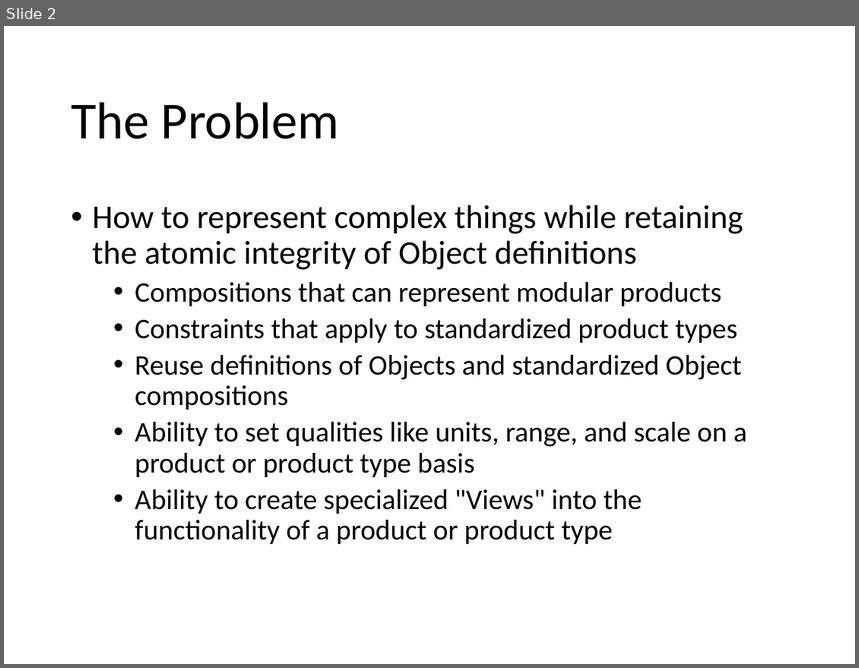
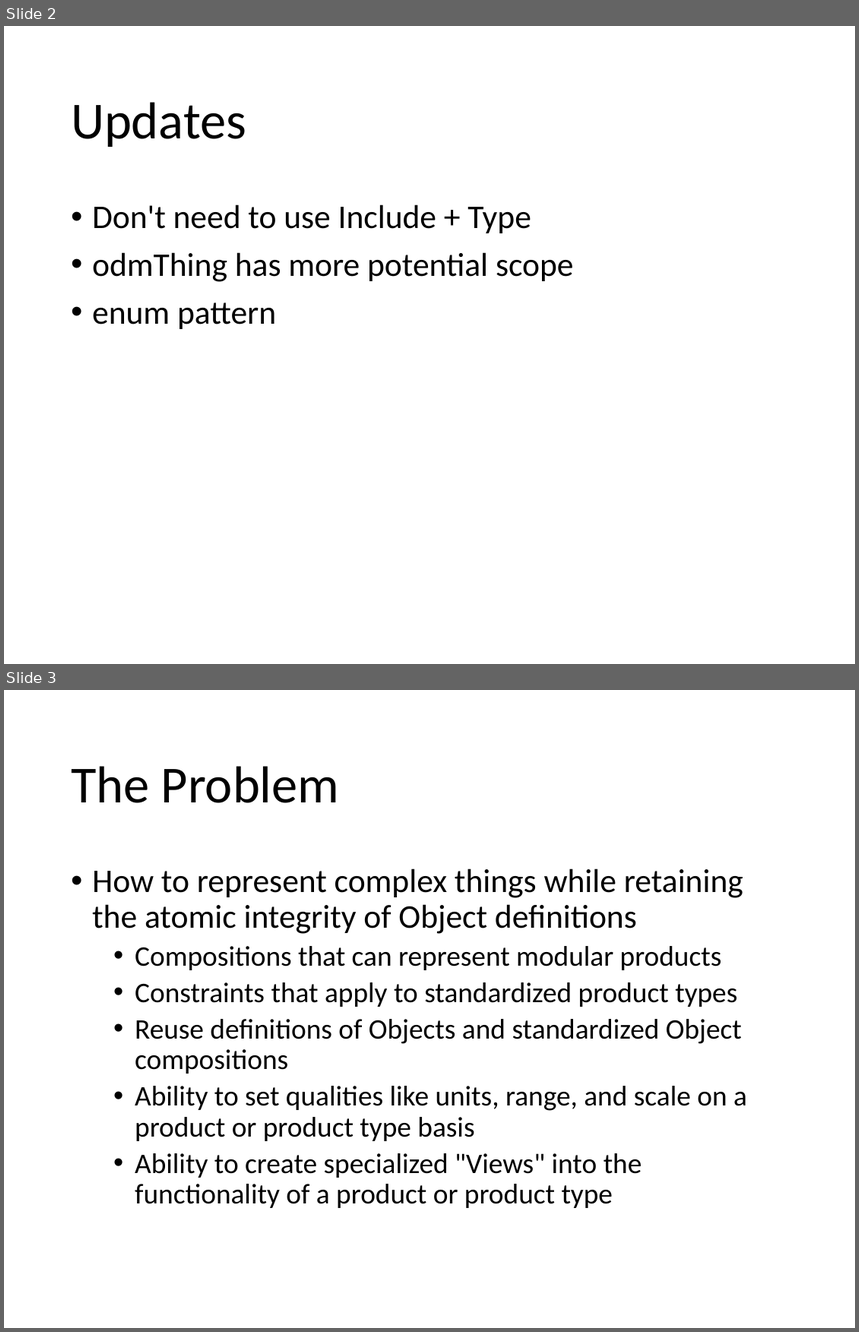
Before and after one commit to mjkoster/ODM-Examples, a slide deck: sdf-extensions.pptx. Shown one above the other, each under a label of ours: slide 2 before the commit, slides 2 and 3 after it. The pictures are 859x668 and 859x1332 pixels, drawn with LibreOffice and Linux fonts; fonts in the diff are those of the drawing. Boxes give left, top, right and bottom in pixels: in the first picture for what was removed or moved away, otherwise in the second. Text is boxed around its words. In the diff, an @@ line names an element or a change of style, - is before the commit and + after.

```diff
--- a/sdf-extensions.pptx
+++ b/sdf-extensions.pptx
@@ slide 2 added at [4,26,855,664], background #FFFFFF @@
@@ title added at [71,102,246,147], 44 pt, text #000000 @@
+Updates
@@ text added at [92,205,573,329], 28 pt, text #000000 @@
+• Don't need to use Include + Type
+• odmThing has more potential scope
+• enum pattern
@@ what was slide 2 is now slide 3 @@
```
Also in this commit, not shown: 5 slides changed, 1 other slide added, 2 other files.
